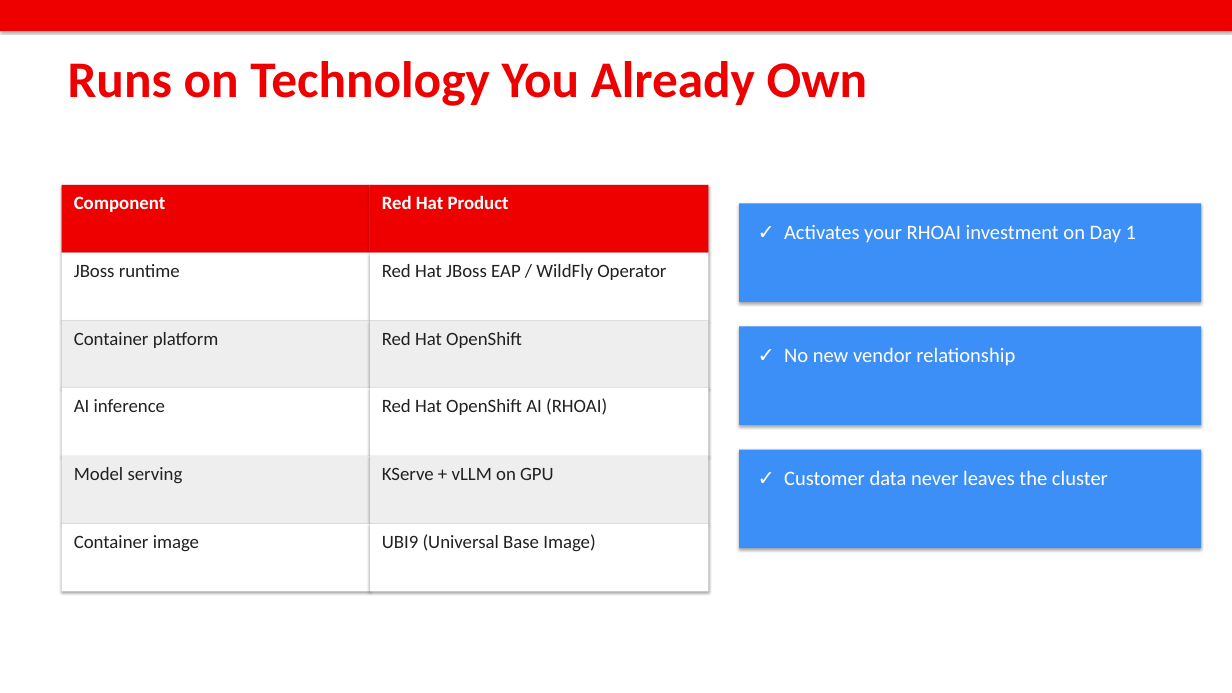
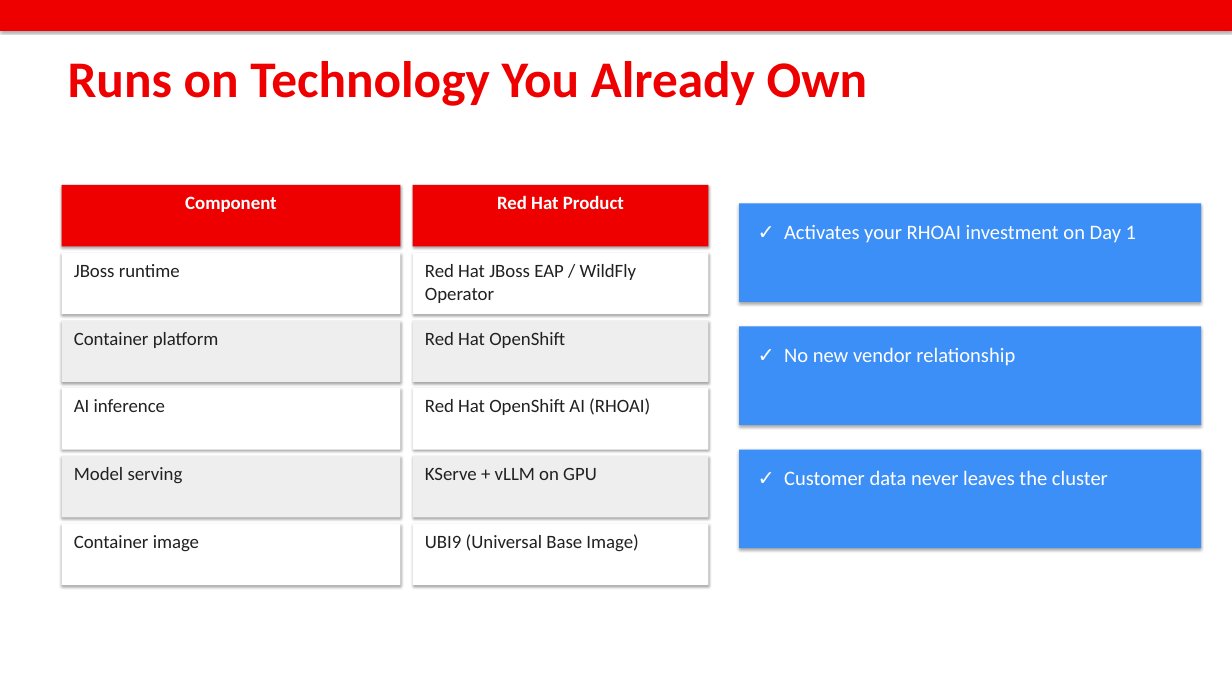
Before and after one commit to nnsaraiya/jboss-ai-agent-monitor, a slide deck: slide 8 of docs/jboss-ai-monitor-deck.pptx. Drawn at 1232x693 pixels with LibreOffice and Linux fonts; fonts in the diff are those of the drawing. Boxes give left, top, right and bottom in pixels: in the first picture for what was removed or moved away, otherwise in the second. Text is boxed around its words. In the diff, an @@ line names an element or a change of style, - is before the commit and + after.

```diff
--- a/docs/jboss-ai-monitor-deck.pptx
+++ b/docs/jboss-ai-monitor-deck.pptx
@@ rectangle: place and size @@
-rectangle at (62,185,370,253)
+rectangle at (62,185,400,246)
@@ text "Component" at (185,196,276,212): alignment left to centre @@
@@ rectangle: place and size @@
-rectangle at (370,185,708,253)
+rectangle at (413,185,708,246)
@@ text "Red Hat Product" at (497,195,624,209): alignment left to centre @@
@@ text "Red Hat Product": place and size @@
-text "Red Hat Product" at (382,195,509,209)
+text "Red Hat Product" at (497,195,624,209)
@@ rectangle: place and size @@
-rectangle at (62,253,370,320)
+rectangle at (62,253,400,314)
@@ rectangle: place and size @@
-rectangle at (370,253,708,320)
+rectangle at (413,253,708,314)
@@ text "Red Hat JBoss EAP / ..." rewrapped from (382,264,666,280) to (425,264,637,303) @@
@@ rectangle: place and size @@
-rectangle at (62,320,370,388)
+rectangle at (62,320,400,382)
@@ rectangle: place and size @@
-rectangle at (370,320,708,388)
+rectangle at (413,320,708,382)
@@ text "Red Hat OpenShift": place and size @@
-text "Red Hat OpenShift" at (382,332,522,348)
+text "Red Hat OpenShift" at (425,332,565,348)
@@ rectangle: place and size @@
-rectangle at (62,388,370,456)
+rectangle at (62,388,400,450)
@@ rectangle: place and size @@
-rectangle at (370,388,708,456)
+rectangle at (413,388,708,450)
@@ text "Red Hat OpenShift AI (RHOAI)": place and size @@
-text "Red Hat OpenShift AI (RHOAI)" at (382,398,607,415)
+text "Red Hat OpenShift AI (RHOAI)" at (425,398,650,415)
@@ rectangle: place and size @@
-rectangle at (62,456,370,524)
+rectangle at (62,456,400,517)
@@ rectangle: place and size @@
-rectangle at (370,456,708,524)
+rectangle at (413,456,708,517)
@@ text "KServe + vLLM on GPU": place and size @@
-text "KServe + vLLM on GPU" at (382,468,554,480)
+text "KServe + vLLM on GPU" at (425,468,597,480)
@@ rectangle: place and size @@
-rectangle at (62,524,370,591)
+rectangle at (62,524,400,585)
@@ rectangle: place and size @@
-rectangle at (370,524,708,591)
+rectangle at (413,524,708,585)
@@ text "UBI9 (Universal Base Image)": place and size @@
-text "UBI9 (Universal Base Image)" at (382,534,595,552)
+text "UBI9 (Universal Base Image)" at (425,534,638,552)
```
Also in this commit, not shown: 6 other slides changed, 1 other file.
